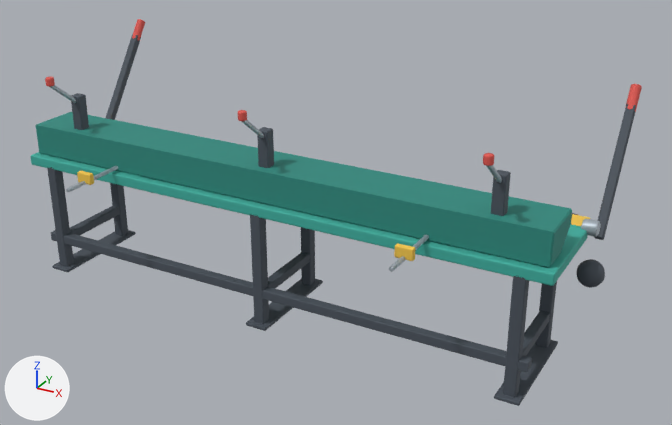
An edit to the glTF model modelos3d/claude/glb/dobradeira.glb, drawn before and after from the same camera.
One viewpoint serves both versions: a camera (50 mm lens) standing at (3.16, -5.0, 3.3) and looking at (0.28, 0.23, 0.69). Lighting does not change. The marker at lower left points along +X, +Y and +Z. The picture after the commit comes second. Where no turn or scale is listed for an object, it has been applied to the vertices. Vertices at exactly the same position are counted once.

The first picture shows 'bancada', 'braco', 'braco.001', 'braco.002', 'braco_alavanca', 'braco_alavanca.001', 'longarina', 'perfil_viga', 'perna.001', 'perna.003', 'perna.004', 'perna.005', 'sapata.001', 'sapata.002' and 21 more.
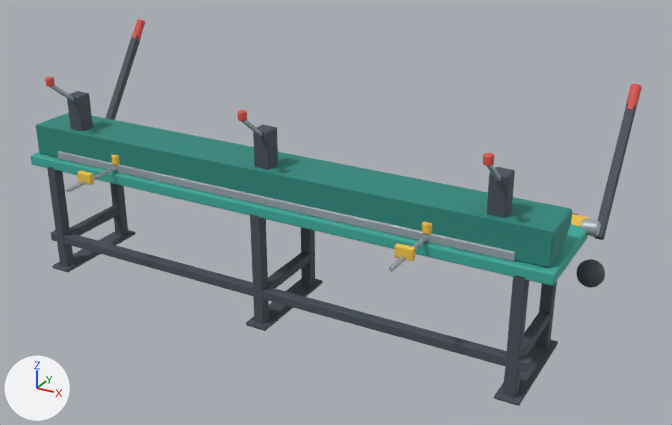
Scene script edits in JSON lines:
```json
{"block": "me_mesh_16", "where": "# used by ob_braco; location = (-1.6, -0.2, 1.22)"}
{"op": "remove", "block": "me_mesh_16", "code": "me_mesh_16.from_pydata(...)  # 56 vertices, 108 faces; spans x -0.04..0.04, y -0.04..0.04, z -0.16..0.16"}
{"op": "add", "block": "me_mesh_16", "code": "me_mesh_16.from_pydata(...)  # 56 vertices, 108 faces; spans x -0.06..0.06, y -0.06..0.06, z -0.17..0.17"}
{"block": "me_mesh_16", "change": "me_mesh_16 part 1: 56 of 56 vertices moved; they spanned x -0.04..0.04, y -0.04..0.04, z -0.16..0.16 and now span x -0.06..0.06, y -0.06..0.06, z -0.17..0.17; mean shift (0.0, 0.0, 0.0)"}
{"block": "me_mesh_19", "where": "# used by ob_braco_001; location = (0.0, -0.2, 1.22)"}
{"op": "remove", "block": "me_mesh_19", "code": "me_mesh_19.from_pydata(...)  # 56 vertices, 108 faces; spans x -0.04..0.04, y -0.04..0.04, z -0.16..0.16"}
{"op": "add", "block": "me_mesh_19", "code": "me_mesh_19.from_pydata(...)  # 56 vertices, 108 faces; spans x -0.06..0.06, y -0.06..0.06, z -0.17..0.17"}
{"block": "me_mesh_19", "change": "me_mesh_19 part 2: 56 of 56 vertices moved; they spanned x -0.04..0.04, y -0.04..0.04, z -0.16..0.16 and now span x -0.06..0.06, y -0.06..0.06, z -0.17..0.17; mean shift (0.0, 0.0, 0.0)"}
{"block": "me_mesh_22", "where": "# used by ob_braco_002; location = (1.6, -0.2, 1.22)"}
{"op": "remove", "block": "me_mesh_22", "code": "me_mesh_22.from_pydata(...)  # 56 vertices, 108 faces; spans x -0.04..0.04, y -0.04..0.04, z -0.16..0.16"}
{"op": "add", "block": "me_mesh_22", "code": "me_mesh_22.from_pydata(...)  # 56 vertices, 108 faces; spans x -0.06..0.06, y -0.06..0.06, z -0.17..0.17"}
{"block": "me_mesh_22", "change": "me_mesh_22 part 3: 56 of 56 vertices moved; they spanned x -0.04..0.04, y -0.04..0.04, z -0.16..0.16 and now span x -0.06..0.06, y -0.06..0.06, z -0.17..0.17; mean shift (0.0, 0.0, 0.0)"}
{"op": "add", "block": "me_mesh_27_1", "code": ["me_mesh_27_1 = bpy.data.meshes.new('Mesh_27')", "me_mesh_27_1.from_pydata(...)  # 90 vertices, 160 faces; spans x -0.0333..0.0333, y -0.035..0.035, z -0.035..0.035", "me_mesh_27_1.materials.append(mat_material_6)  # yellow #f5c84b"]}
{"op": "add", "block": "me_mesh_25_1", "code": ["me_mesh_25_1 = bpy.data.meshes.new('Mesh_25')", "me_mesh_25_1.from_pydata(...)  # 56 vertices, 108 faces; spans x -1.75..1.75, y -0.02..0.02, z -0.03..0.03", "me_mesh_25_1.materials.append(mat_material_4)  # grey #aab4bd"]}
{"op": "add", "block": "ob_manipulo_batente_001", "code": ["ob_manipulo_batente_001 = bpy.data.objects.new('manipulo_batente.001', me_mesh_27_1)", "ob_manipulo_batente_001.location = (1.2, -0.3, 0.99)"]}
{"op": "add", "block": "ob_manipulo_batente", "code": ["ob_manipulo_batente = bpy.data.objects.new('manipulo_batente', me_mesh_27_1.copy())", "ob_manipulo_batente.location = (-1.2, -0.3, 0.99)"]}
{"op": "add", "block": "ob_batente_traseiro", "code": ["ob_batente_traseiro = bpy.data.objects.new('batente_traseiro', me_mesh_25_1)", "ob_batente_traseiro.location = (0.0, -0.3, 0.93)"]}
```

Pixel boxes [x1, y1, x2, y2] of what changed, in the pictures (672 x 425 px):
```json
{"object": "batente_traseiro", "change": "added", "after": [58, 151, 515, 261]}
{"object": "braco.002", "change": "reshaped", "before": [491, 170, 511, 216], "after": [487, 167, 515, 218], "on screen": "38% wider, 11% taller"}
{"object": "braco.001", "change": "reshaped", "before": [257, 127, 274, 168], "after": [253, 125, 278, 169], "on screen": "44% wider, 7% taller"}
{"object": "braco", "change": "reshaped", "before": [71, 93, 89, 130], "after": [67, 91, 93, 131], "on screen": "42% wider, 8% taller"}
{"object": "manipulo_batente.001", "change": "added", "after": [422, 222, 432, 234]}
{"object": "manipulo_batente", "change": "added", "after": [111, 155, 120, 165]}
```
